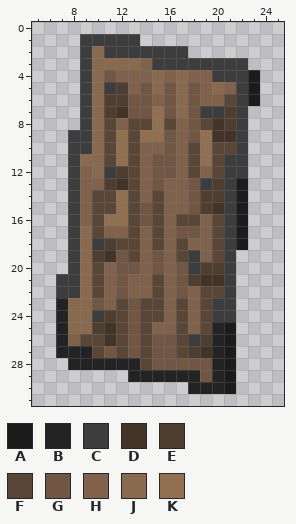
Two states of a pixel-art sprite, textures/mcl_shield.png. The first picture shows the starting point.
The file is 32x32 pixels. Colours within 5 levels of each other are drawn and written as one. Shown: x 5..25, y 0..31.
Palette (. is transparent): A #1c1c1c  B #232323  C #3d3d3d  D #423429  E #4e3e30  F #594637  G #715644  H #7f614c  J #896a4e  K #917052
Pixels before, first column x 7:
 1 ..CCCCC..........
 2 ..CJCCCCCCC......
 3 ..CJJJJHCCCCCCCC.
 4 ..CJGHHHJHJHHCCCA
 5 ..CJCEHGJGJGHJHCA
 6 ..CJEEGGHGJGHHFCA
 7 ..CJEDGGKGJGCCEC.
 8 ..CJFHFFKFHGFDEC.
 9 .CCJFKFKKGHGKDDC.
10 .CCJFKFHHGHFKFFC.
11 .CJJFKFHGGHFKFCC.
12 .CHJCEFHGGHFHFCC.
13 .CHHEDFHGHHGCECA.
14 .CHFFKFHFHHGEECA.
15 .CHFFKFGFHHGEDCA.
16 .CHFKKFGFHFFHFCA.
17 .CJFHHFHFHGGHFCA.
18 .CJCEFFHFHFHHFCA.
19 .CJEDGFHGHFCHFC..
20 .CJFHGGHGHGCEEC..
21 CCJFHGHHFHGEDDC..
22 CCJFHGHHFHGHFFC..
23 BJJGHFGFFHFHFCC..
24 BJJCEFGFFHFHFCC..
25 BJJEDFGFHHFHFBA..
26 BHFFDFGFGGFCEBA..
27 BBBFGFGFGGFEDBA..
28 .BBBBBBFGGGGGBA..
29 ......BBBBBBGBA..
30 ...........BBBA..
New version:
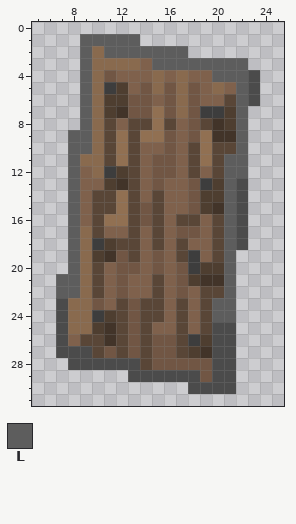
Colours new in this view: L #5d5d5d
Changes in this commit:
colour B: #232323 -> #4b4b4b
Changed rows in their new state; - is a pixel that keeps its letter.
first column x 7:
 1 --LLLLL----------
 2 --L-LLLLLLL------
 3 --L-----LLLLLLLL-
 4 --L----------LLLB
 5 --L------------LB
 6 --L------------LB
 7 --L------------L-
 8 --L------------L-
 9 -LL------------L-
10 -LL------------L-
11 -L------------LL-
12 -L------------LL-
13 -L------------LB-
14 -L------------LB-
15 -L------------LB-
16 -L------------LB-
17 -L------------LB-
18 -L------------LB-
19 -L------------L--
20 -L------------L--
21 LL------------L--
22 LL------------L--
23 -------------LL--
24 -------------LL--
25 --------------B--
26 --------------B--
27 --------------B--
28 --------------B--
29 --------------B--
30 --------------B--
Changed places in both pictures, as pixel boxes (x1, y1, x2, y2):
changed: (56, 34, 260, 394)
